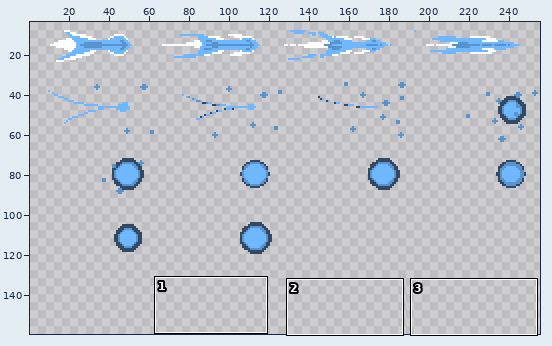
File history of a sprite sheet, Rpg.Client/Rpg.Client/Content/Sprites/GameObjects/SfxObjects/Arrow.png. The picture above shows the old version from afar; the outline marks the close-up.
Close-up. Before the commit:
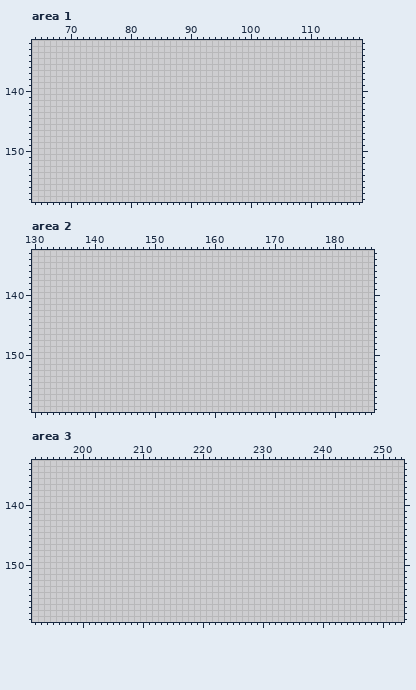
The file is 192x160 pixels. Shown: area 1: x 64..118, y 132..158; area 2: x 130..186, y 133..159; area 3: x 192..253, y 133..159. The old version is drawn lined up with the new one. The wide view leaves out empty margins. The commit also changed other parts of the picture, which this record leaves out.
The result:
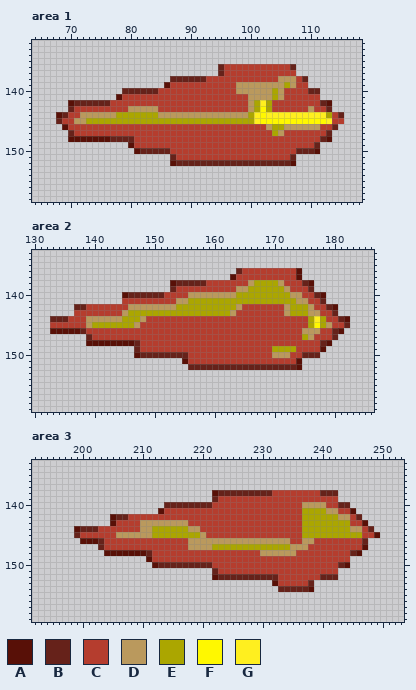
Palette (. is transparent): A #581007  B #66221a  C #b53d2e  D #ba995d  E #aba600  F #fff800  G #ffef1f
Change:
canvas 192x160 -> 256x160; drawings rearranged on the sheet (the old picture shows each at its new place)
Area 1:
y 136: x 95..107 ............. -> BCCCCCCCCCCCB
y 137: x 95..107 ............. -> BCCCCCCCCCCCC
y 138: x 87..109 ....................... -> BBBBBBCCCCCCCCCCCCDDDCB
y 139: x 86..109 ........................ -> ACCCCCCCCCCCDDDDDDDDEDCC
y 140: x 79..111 ................................. -> BBBBBBCCCCCCCCCCCCCDDDDDDEDCCCCBB
y 141: x 78..111 .................................. -> ACCCCCCCCCCCCCCCCCCCCCDDDDEDCCCCCC
y 142: x 70..113 ............................................ -> ABBBBBBCCCCCCCCCCCCCCCCCCCCCCCDEGECCCCCCCCBA
y 143: x 70..113 ............................................ -> BCCCCCCCCCDDDDDCCCCCCCCCCCCCCCDEFECCCCCCDCCB
y 144: x 68..115 ................................................ -> ABCCDDDDDDEEEEEEEDDDDDDDDDDDDDDDEGFGGGGGGGGGGECB
y 145: x 68..115 ................................................ -> BCCDDEEEEEEEEEEEEEEEEEEEEEEEEEEEEGFFFFFFFFFFFGCC
y 146: x 69..114 .............................................. -> ACCCCCCCCCCCCCCCCCCCCCCCCCCCCCCCCCDEEDDDDDDCCB
y 147: x 70..113 ............................................ -> BCCCCCCCCCCCCCCCCCCCCCCCCCCCCCCCCCEDCCCCCCCB
y 148: x 70..113 ............................................ -> AAAAAAABBBBCCCCCCCCCCCCCCCCCCCCCCCCCCCCCCCBA
y 149: x 80..111 ................................ -> ACCCCCCCCCCCCCCCCCCCCCCCCCCCCCCB
y 150: x 81..111 ............................... -> ABBBBBCCCCCCCCCCCCCCCCCCCCCBBBA
y 151: x 87..107 ..................... -> BCCCCCCCCCCCCCCCCCCCB
y 152: x 87..107 ..................... -> ABBBBBBBBBBBBBBBBBBBA
Area 2:
y 136: x 164..174 ........... -> BCCCCCCCCCA
y 137: x 163..174 ............ -> ACCCCCCCCCCA
y 138: x 153..176 ........................ -> ABBBBBCCCCCCCDEEEEDCCCBA
y 139: x 153..176 ........................ -> BCCCCCCCCCCDDEEEEEEDCCCB
y 140: x 145..178 .................................. -> ABBBBBBCCCCDDDDDDDDEEEEEEEEEDDCCBA
y 141: x 145..178 .................................. -> CCCCCCCCCDDEEEEEEEEEEEEEEEEEEDDCCB
y 142: x 137..180 ............................................ -> BBCCCCCCCDDDDDDDDEEEEEEEEEEDCCCCCCCDEEEDCCBA
y 143: x 137..180 ............................................ -> CCCCCCCCDEEEEEEEEEEEEEEEEEDCCCCCCCCDEEEDDCCB
y 144: x 133..182 .................................................. -> BBBCCCDDDDDDEEEDCCCCCCCCCCCCCCCCCCCCCCCCCCCEGECCBA
y 145: x 133..182 .................................................. -> CCCCCCDEEEEEEEDCCCCCCCCCCCCCCCCCCCCCCCCCCCCEFEDCCB
y 146: x 133..181 ................................................. -> AAAAABCCCCCCCCCCCCCCCCCCCCCCCCCCCCCCCCCCCCDDDCCBA
y 147: x 139..180 .......................................... -> BCCCCCCCCCCCCCCCCCCCCCCCCCCCCCCCCCCCEDCCCB
y 148: x 139..179 ......................................... -> AAAAAAAABCCCCCCCCCCCCCCCCCCCCCCCCCCCCCCBA
y 149: x 147..178 ................................ -> BCCCCCCCCCCCCCCCCCCCCCCEEEECCCCA
y 150: x 147..177 ............................... -> ABBBBBBBBCCCCCCCCCCCCCCDDDCCBBB
y 151: x 155..174 .................... -> ACCCCCCCCCCCCCCCCCCA
y 152: x 156..174 ................... -> BBBBBBBBBBBBBBBBBBA
Area 3:
y 138: x 222..242 ..................... -> ABBBBBBBBBCCCCCCCCBBB
y 139: x 222..242 ..................... -> BCCCCCCCCCCCCCCCCCCCC
y 140: x 214..244 ............................... -> BBBBBBBBCCCCCCCCCCCCCCCDDDDCCBB
y 141: x 213..245 ................................. -> ACCCCCCCCCCCCCCCCCCCCCCCEEEEDDCCA
y 142: x 205..246 .......................................... -> ABBCCCCCCCCCCCCCCCCCCCCCCCCCCCCCEEEEEEDDCB
y 143: x 205..247 ........................................... -> ACCCCDDDDDDDDCCCCCCCCCCCCCCCCCCCEEEEEEEECCA
y 144: x 199..248 .................................................. -> ABBBCCCCCCCDDEEEEEEDDCCCCCCCCCCCCCCCCCEEEEEEEEDDCB
y 145: x 199..249 ................................................... -> BCCCCCCDDDDDDEEEEEEEEDCCCCCCCCCCCCCCCCEEEEEEEEEECCA
y 146: x 200..247 ................................................ -> AAABCCCCCCCCCCCCCCDDDDDDDDDDDDDDDDDCCDDCCCCCCCCB
y 147: x 203..247 ............................................. -> BCCCCCCCCCCCCCCDDDDEEEEEEEEEEEEEDDDCCCCCCCCCA
y 148: x 204..246 ........................................... -> AAAAAAABCCCCCCCCCCCCCCCCCCDDDDDDCCCCCCCCCBA
y 149: x 211..244 .................................. -> ACCCCCCCCCCCCCCCCCCCCCCCCCCCCCCCCC
y 150: x 212..244 ................................. -> ABBBBBBBBBCCCCCCCCCCCCCCCCCCCCCBA
y 151: x 222..242 ..................... -> BCCCCCCCCCCCCCCCCCCCC
y 152: x 222..242 ..................... -> ABBBBBBBBBBCCCCCCCBBB
y 153: x 232..238 ....... -> ACCCCCB
y 154: x 233..238 ...... -> BBBBBA
Where, in picture pixels (left, top, right, bottom), the same in both close-ups:
added: (56, 64, 344, 166)
added: (50, 268, 350, 370)
added: (74, 490, 380, 592)
